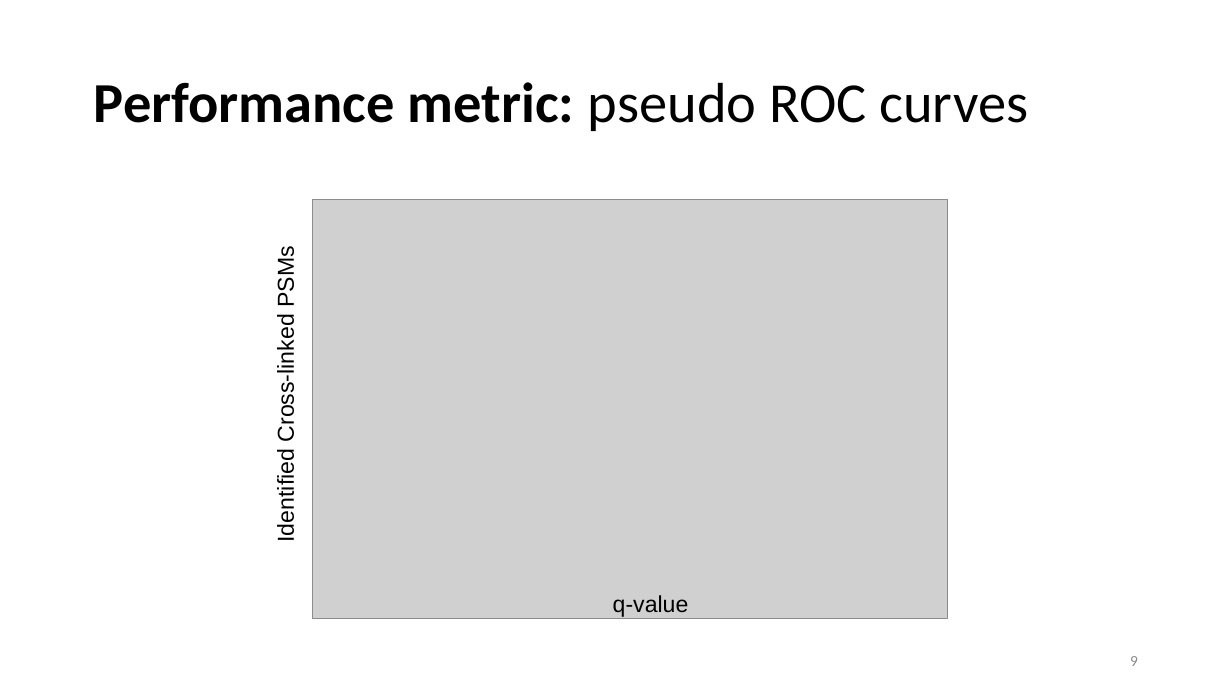
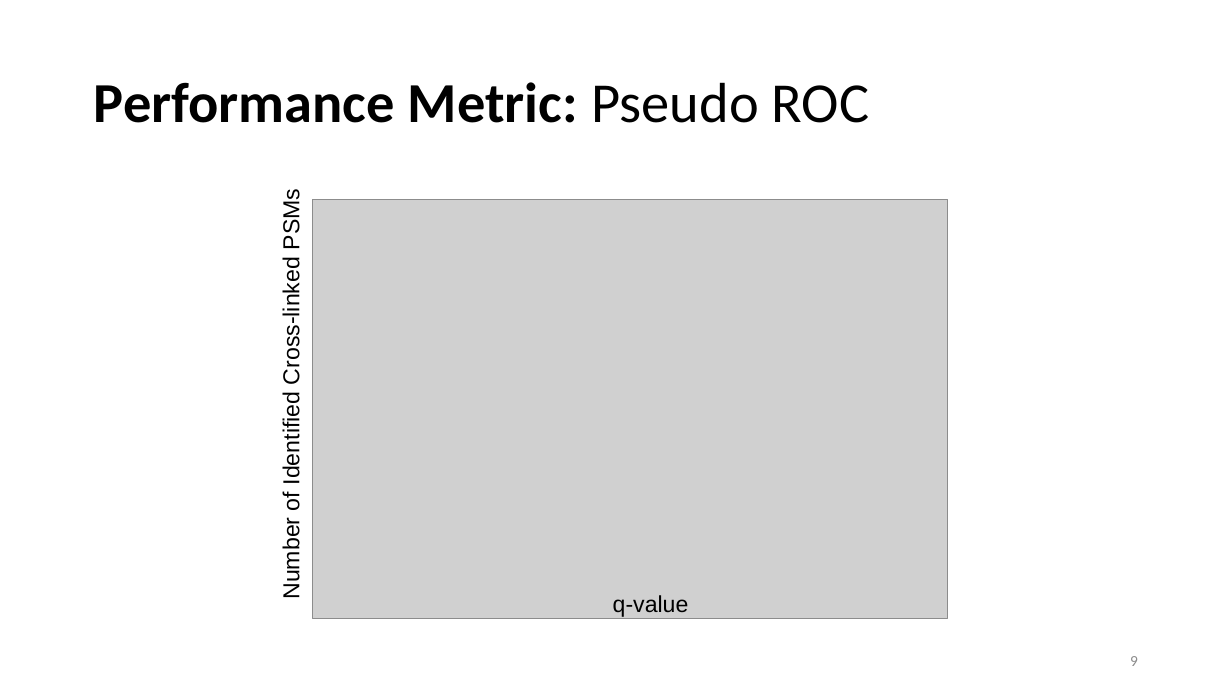
Before and after one commit to emilpaulitz/Bachelor-Thesis, a slide deck: slide 9 of doc/presentation_v2.pptx. Drawn at 1232x693 pixels with LibreOffice and Linux fonts; fonts in the diff are those of the drawing; grey boxes stand for pictures. Boxes give left, top, right and bottom in pixels: in the first picture for what was removed or moved away, otherwise in the second. Text is boxed around its words. In the diff, an @@ line names an element or a change of style, - is before the commit and + after.

```diff
--- a/doc/presentation_v2.pptx
+++ b/doc/presentation_v2.pptx
@@ title at (94, 82, 870, 123): text changed @@
-Performance metric: pseudo ROC curves
+Performance Metric: Pseudo ROC
@@ text at (279, 195, 305, 597): text changed @@
-Identified Cross-linked PSMs
+Number of Identified Cross-linked PSMs
```
Also in this commit, not shown: 14 other slides changed.
